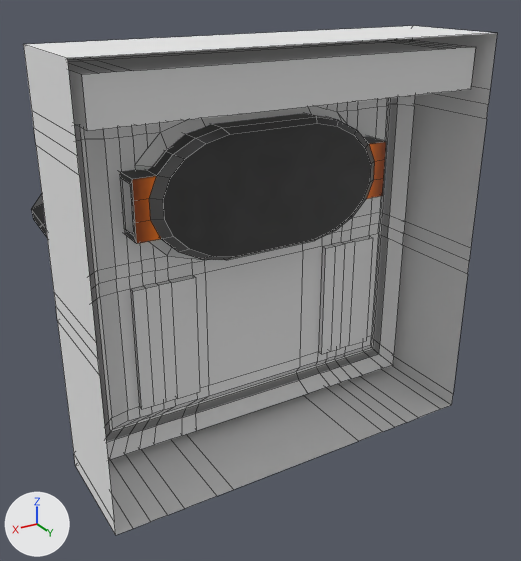
What one commit did to the Blender file Models/puzzlepanel2.blend.
Both versions are drawn from a camera (50 mm lens) standing at (0.552, 0.94, 0.405) and looking at (0.01, 0.036, -0.047). Lighting does not change. The marker at lower left points along +X, +Y and +Z. The older version comes first. Mesh edges are drawn as thin lines.

Script lines for the objects in view, before the commit:
```python
me_cylinder = bpy.data.meshes.new('Cylinder')
me_cylinder.from_pydata(...)  # 112 vertices, 88 faces; spans x -0.21..0.218, y -0.097..0.097, z 0.007..0.079
me_cylinder.materials.append(mat_isotopex22_png)  # picture img_isotopex22_png
me_cylinder_001 = bpy.data.meshes.new('Cylinder.001')
me_cylinder_001.from_pydata(...)  # 40 vertices, 36 faces; spans x -0.0385..0.0444, y -0.0427..0.0426, z -0.0233..0.0233
me_cylinder_001.materials.append(mat_isotopex22_png)  # picture img_isotopex22_png
me_cylinder_002 = bpy.data.meshes.new('Cylinder.002')
me_cylinder_002.from_pydata(...)  # 40 vertices, 36 faces; spans x -0.0444..0.0385, y -0.0426..0.0427, z -0.0233..0.0233
me_cylinder_002.materials.append(mat_isotopex22_png)  # picture img_isotopex22_png
me_pnl2_cl = bpy.data.meshes.new('pnl2_cl')
me_pnl2_cl.from_pydata(...)  # 20 vertices, 18 faces; spans x -0.3..0.3, y -0.03..0.0, z -0.3..0.3
me_pnl2_cl.materials.append(mat_pnl2_cl)  # its picture is missing
ob_isotope_installed = bpy.data.objects.new('isotope_installed', me_cylinder)
ob_isotope_installed.location = (0.005, -0.003, 0.11)
ob_isotope_installed.rotation_euler = (-1.571, 0.0, 0.0)  # degrees (-90, 0, 0)
ob_isotope_panel_cover = bpy.data.objects.new('isotope_panel_cover', me_pnl2_cl)
ob_isotope_panel_cover.location = (0.0, 0.0, 0.0)
ob_isotope_tabs_lh = bpy.data.objects.new('isotope_tabs.lh', me_cylinder_001)
ob_isotope_tabs_lh.location = (-0.242, -0.079, 0.081)
ob_isotope_tabs_lh.rotation_euler = (-1.7, -0.452, 1.102)  # degrees (-97, -26, 63)
ob_isotope_tabs_rh = bpy.data.objects.new('isotope_tabs.rh', me_cylinder_002)
ob_isotope_tabs_rh.location = (0.275, -0.066, 0.073)
ob_isotope_tabs_rh.rotation_euler = (-1.817, 0.421, -0.738)  # degrees (-104, 24, -42)
# also in view: 'isotope_panel_base' at (0.0, 0.07, 0.0)
```
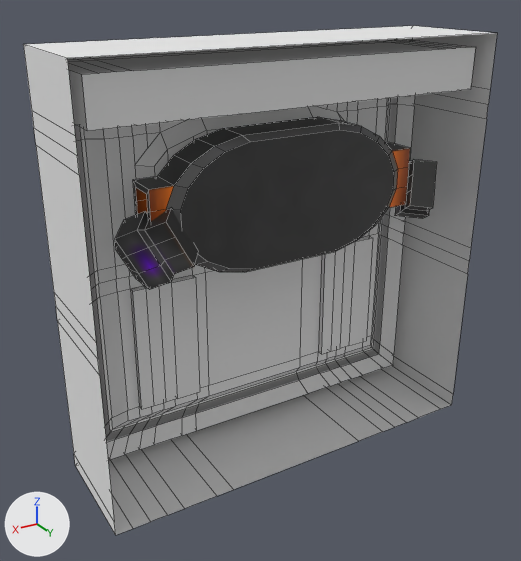
What changed in the scene script:
```text
Change ob_isotope_tabs_rh:
    ob_isotope_tabs_rh.location: (0.275, -0.066, 0.073) -> (0.218, 0.114, 0.073)
Change ob_isotope_tabs_lh:
    ob_isotope_tabs_lh.location: (-0.242, -0.079, 0.081) -> (-0.242, 0.1, 0.081)
Change ob_isotope_installed:
    ob_isotope_installed.location: (0.005, -0.003, 0.11) -> (0.005, 0.052, 0.11)
```

Boxes [x1, y1, x2, y2] around the edits, measured in the pictures (521 x 561 px):
'isotope_installed', moved
    before: [120, 113, 387, 260]
    after: [133, 117, 410, 272]
'isotope_tabs.rh', moved
    before: [31, 194, 47, 237]
    after: [115, 208, 199, 290]
'isotope_tabs.lh', moved (not visible before)
    after: [395, 160, 437, 219]
